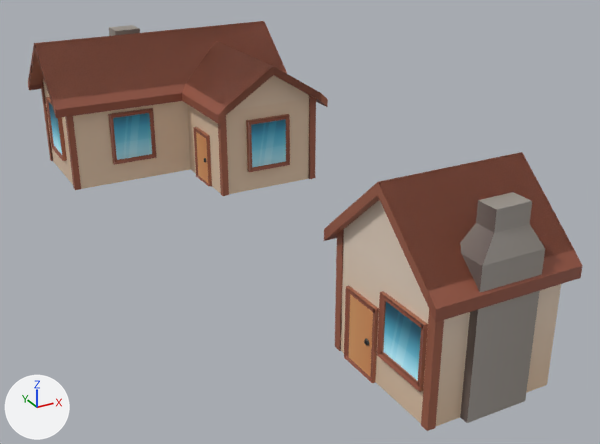
What one commit did to the Blender file model-creation/house1.blend.
Before and after are seen from a camera (50 mm lens) standing at (-13.4, -33.6, 13.5) and looking at (0.7, -8.1, 0.7). Lighting does not change. The marker at lower left points along +X, +Y and +Z.

The scene before the commit, as lines of its bpy script (objects in view):
```python
ob_cube = bpy.data.objects.new('Cube', me_cube)
ob_cube.location = (-0.07, -0.52, 1.09)
ob_cube.rotation_euler = (0.0, 0.0, 6.283)  # degrees (0, 0, 360)
ob_cube.scale = (0.452, 1.29, 1.09)
ob_cube_001 = bpy.data.objects.new('Cube.001', me_cube_002)
ob_cube_001.location = (-1.32, 3.52, 4.75)
ob_cube_001.rotation_euler = (0.0, 0.0, 3.142)  # degrees (0, 0, 180)
ob_cube_001.scale = (2.11, 1.0, 1.0)
ob_cube_002 = bpy.data.objects.new('Cube.002', me_cube_003)
ob_cube_002.location = (-1.33, 5.68, 3.03)
ob_cube_002.rotation_euler = (0.0, 0.0, 3.142)  # degrees (0, 0, 180)
ob_cube_002.scale = (1.08, 0.836, 3.02)
ob_cube_004 = bpy.data.objects.new('Cube.004', me_cube_016)
ob_cube_004.location = (-0.08, -1.61, 1.01)
ob_cube_004.rotation_euler = (1.571, 0.0, 6.283)  # degrees (90, 0, 360)
ob_cube_004.scale = (0.452, 1.47, -1.09)
ob_cube_007 = bpy.data.objects.new('Cube.007', me_cube_007)
ob_cube_007.location = (-5.52, 2.69, 1.96)
ob_cube_007.rotation_euler = (1.571, 0.0, 6.283)  # degrees (90, 0, 360)
ob_cube_007.scale = (0.452, 1.47, -1.09)
ob_cube_018 = bpy.data.objects.new('Cube.018', me_cube_015)
ob_cube_018.location = (-2.06, -16.74, 1.09)
ob_cube_018.scale = (0.452, 1.29, 1.09)
ob_wall_cube_001 = bpy.data.objects.new('wall_Cube.001', me_wall_cube_001)
ob_wall_cube_001.location = (-3.65, 4.57, -0.06)
ob_wall_cube_001.rotation_euler = (1.571, 0.0, 6.283)  # degrees (90, 0, 360)
ob_wall_cube_001.scale = (1.09, 0.94, 9.03)
ob_wall_cube_003 = bpy.data.objects.new('wall_Cube.003', me_wall_cube_007)
ob_wall_cube_003.location = (-3.42, 3.52, -0.01)
ob_wall_cube_003.rotation_euler = (1.571, 0.0, 3.142)  # degrees (90, 0, 180)
ob_wall_cube_003.scale = (1.11, 0.995, 9.21)
ob_wall_cube_148 = bpy.data.objects.new('wall_Cube.148', me_wall_cube_148)
ob_wall_cube_148.location = (-3.42, 3.52, 0.0)
ob_wall_cube_148.rotation_euler = (1.571, 0.0, 3.142)  # degrees (90, 0, 180)
ob_wall_cube_148.scale = (1.11, 0.995, 9.21)
# also in view: 'Cube.017' at (2.1, -2.6, 2.1); 'wall_Cube.002' at (-2.0, -19.8, 2.0); 'Cube.014' at (-2.1, -18.6, 2.0); 'Cube.016' at (-2.7, 1.2, 2.1); 'wall_Cube.015' at (0.0, -17.6, 3.1)
```
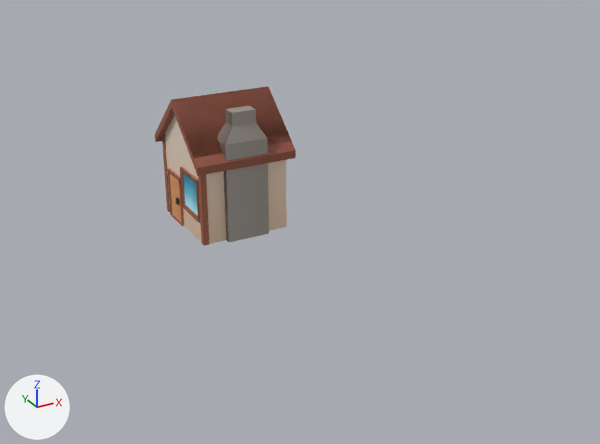
Commit message: house remesh done

Patch to the scene script:
```diff
--- a/model-creation/house1.blend.py
+++ b/model-creation/house1.blend.py
@@ me_cube_015 @@
 # used by ob_cube_018; location = (-2.06, -16.74, 1.09); scale = (0.452, 1.29, 1.09)
-me_cube_015.from_pydata(...)  # 8 vertices, 6 faces; spans x -0.15..0.15, y -0.45..0.45, z -1.0..1.0
+me_cube_015.from_pydata(...)  # 242 vertices, 190 faces, 1 loose edge; spans x -2.79..7.64, y -2.07..1.97, z -2.09..3.54
+# me_cube_015 part 1: the whole mesh is rebuilt
 me_cube_015.materials.append(mat_restaurant_002)
@@ ob_wall_cube_148 @@
-ob_wall_cube_148 = bpy.data.objects.new('wall_Cube.148', me_wall_cube_148)
@@ ob_cube_001 @@
-ob_cube_001 = bpy.data.objects.new('Cube.001', me_cube_002)
@@ ob_cube_002 @@
-ob_cube_002 = bpy.data.objects.new('Cube.002', me_cube_003)
@@ ob_cube @@
-ob_cube = bpy.data.objects.new('Cube', me_cube)
@@ ob_cube_007 @@
-ob_cube_007 = bpy.data.objects.new('Cube.007', me_cube_007)
@@ ob_wall_cube_001 @@
-ob_wall_cube_001 = bpy.data.objects.new('wall_Cube.001', me_wall_cube_001)
@@ ob_wall_cube_003 @@
-ob_wall_cube_003 = bpy.data.objects.new('wall_Cube.003', me_wall_cube_007)
@@ ob_cube_004 @@
-ob_cube_004 = bpy.data.objects.new('Cube.004', me_cube_016)
@@ ob_wall_cube_017 @@
-ob_wall_cube_017 = bpy.data.objects.new('wall_Cube.017', me_wall_cube_017)
@@ ob_wall_cube_019 @@
-ob_wall_cube_019 = bpy.data.objects.new('wall_Cube.019', me_wall_cube_019)
@@ ob_cube_016 @@
-ob_cube_016 = bpy.data.objects.new('Cube.016', me_cube_017)
@@ ob_wall_cube_016 @@
-ob_wall_cube_016 = bpy.data.objects.new('wall_Cube.016', me_wall_cube_025)
@@ ob_cube_017 @@
-ob_cube_017 = bpy.data.objects.new('Cube.017', me_cube_018)
@@ ob_wall_cube_021 @@
-ob_wall_cube_021 = bpy.data.objects.new('wall_Cube.021', me_wall_cube_026)
@@ ob_wall_cube_002 @@
-ob_wall_cube_002 = bpy.data.objects.new('wall_Cube.002', me_wall_cube_006)
@@ ob_wall_cube_005 @@
-ob_wall_cube_005 = bpy.data.objects.new('wall_Cube.005', me_wall_cube_009)
@@ ob_wall_cube_015 @@
-ob_wall_cube_015 = bpy.data.objects.new('wall_Cube.015', me_wall_cube_015)
@@ ob_wall_cube_022 @@
-ob_wall_cube_022 = bpy.data.objects.new('wall_Cube.022', me_wall_cube_016)
@@ ob_cube_012 @@
-ob_cube_012 = bpy.data.objects.new('Cube.012', me_cube_011)
@@ ob_cube_014 @@
-ob_cube_014 = bpy.data.objects.new('Cube.014', me_cube_013)
@@ ob_cube_018 @@
 ob_cube_018 = bpy.data.objects.new('Cube.018', me_cube_015)
-ob_cube_018.location = (-2.06, -16.74, 1.09)
+ob_cube_018.location = (0.0, 0.0, 0.0)
 ob_cube_018.scale = (0.452, 1.29, 1.09)
@@ ob_cube_019 @@
-ob_cube_019 = bpy.data.objects.new('Cube.019', me_cube_019)
```

Boxes [x1, y1, x2, y2] around the edits, measured in the pictures (600 x 444 px):
'Cube.001', deleted (brown): before [28, 21, 328, 194]
'wall_Cube.015', deleted (brown): before [324, 152, 582, 426]
'Cube.018', reshaped, moved: before [349, 294, 373, 376]; after [155, 86, 296, 246]
'Cube.019', deleted: before [460, 192, 545, 423]
'wall_Cube.022', deleted (cyan): before [383, 302, 421, 381]
'wall_Cube.002', deleted (brown): before [421, 310, 444, 431]
'wall_Cube.016', deleted (cyan): before [113, 113, 152, 160]
'Cube.014', deleted (brown): before [377, 291, 428, 392]
'wall_Cube.021', deleted (cyan): before [251, 119, 286, 167]
'Cube.012', deleted (brown): before [344, 286, 379, 383]
'Cube.017', deleted (brown): before [246, 114, 290, 172]
'wall_Cube.005', deleted (brown): before [335, 229, 344, 351]
'Cube.016', deleted (brown): before [108, 108, 157, 165]
'wall_Cube.017', deleted (brown): before [218, 110, 229, 196]
'wall_Cube.003', deleted (brown): before [65, 116, 81, 190]
'wall_Cube.019', deleted (brown): before [309, 95, 316, 179]
'Cube', deleted (brown): before [196, 132, 208, 183]
'Cube.004', deleted: before [194, 127, 212, 187]
'Cube.007', deleted: before [46, 97, 67, 161]
'wall_Cube.001', deleted: before [49, 103, 62, 154]
'Cube.002', deleted: before [109, 25, 140, 36]
'wall_Cube.148', deleted: before [41, 81, 53, 161]
